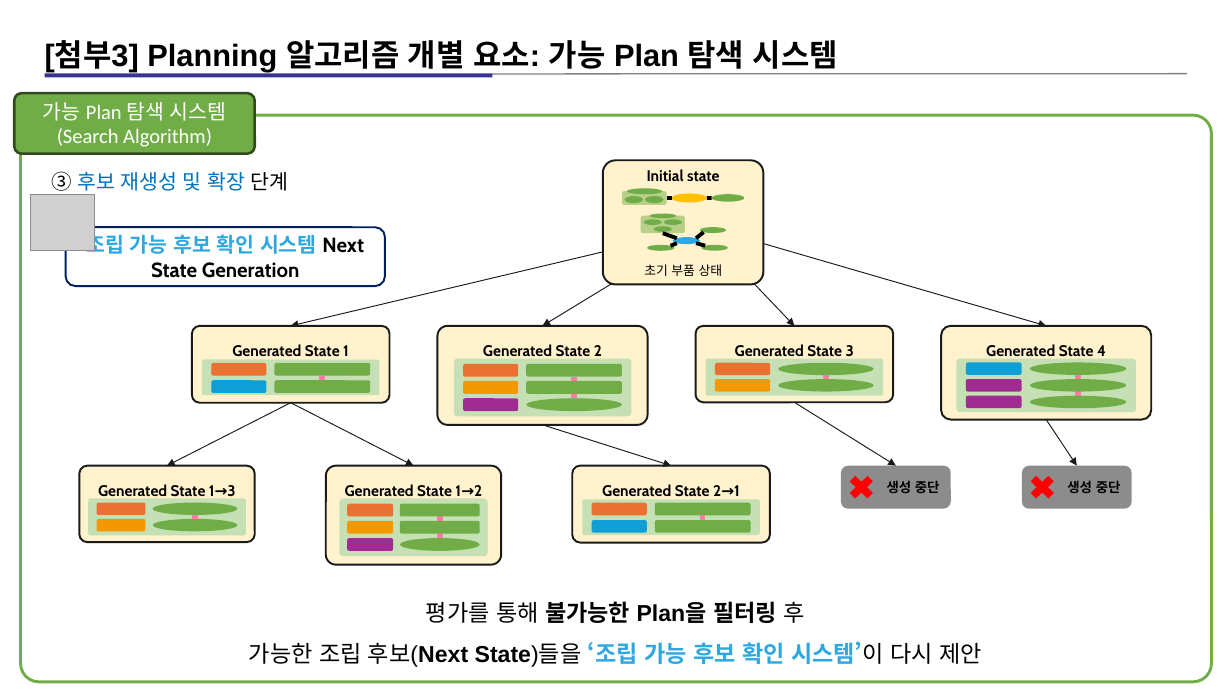
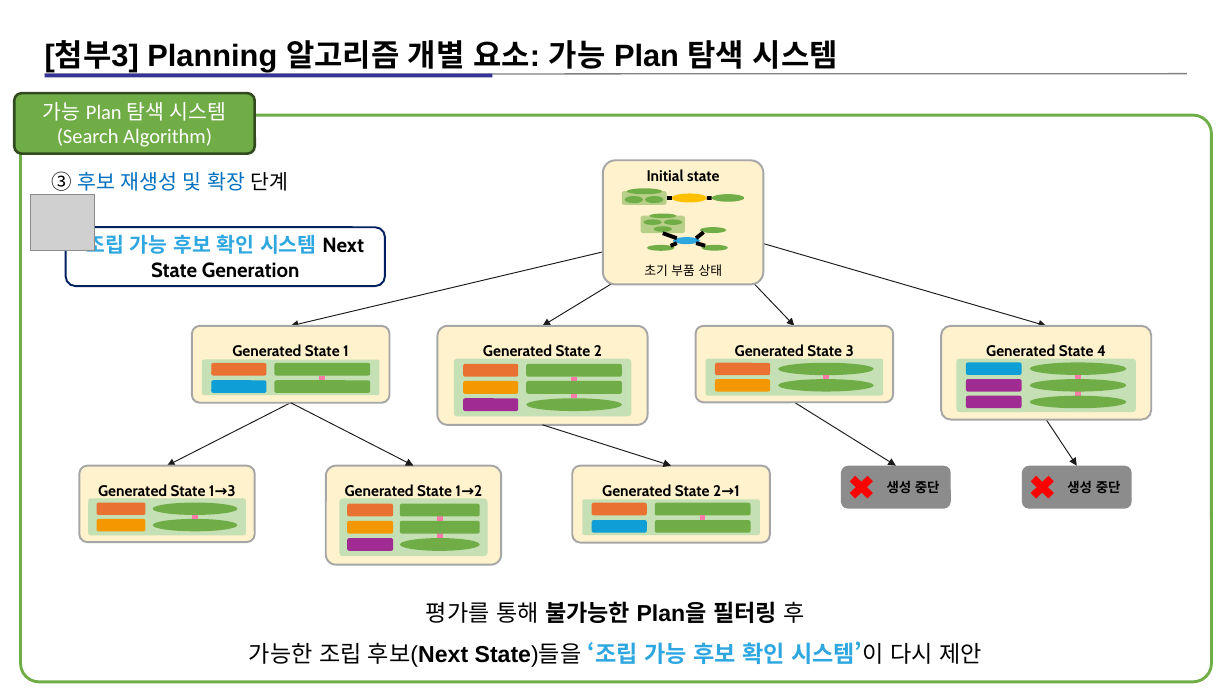
Before and after one commit to kimz1121/test, a slide deck: slide 7 of 현대차 심볼릭 플레너 예시 설명 자료_14_아키텍쳐_자료(작성중)_피드백_반영.pptx (slide 8 before the commit). Drawn at 1232x693 pixels with LibreOffice and Linux fonts; fonts in the diff are those of the drawing; grey boxes stand for pictures. Boxes give left, top, right and bottom in pixels: in the first picture for what was removed or moved away, otherwise in the second. Text is boxed around its words. In the diff, an @@ line names an element or a change of style, - is before the commit and + after.

```diff
--- a/현대차 심볼릭 플레너 예시 설명 자료_14_아키텍쳐_자료(작성중)_피드백_반영.pptx
+++ b/현대차 심볼릭 플레너 예시 설명 자료_14_아키텍쳐_자료(작성중)_피드백_반영.pptx
@@ outline #1A1A1A 1.5 pt to #A6A6A6 1.5 pt in 8 elements at (x1=192, y1=326, x2=390, y2=403), (x1=696, y1=326, x2=894, y2=403), (x1=437, y1=326, x2=647, y2=425), (x1=942, y1=326, x2=1152, y2=420), (x1=603, y1=160, x2=763, y2=284), (x1=79, y1=466, x2=255, y2=543), (x1=326, y1=466, x2=502, y2=565), (x1=572, y1=466, x2=770, y2=543) @@
```
Also in this commit, not shown: 4 other slides changed, 1 slide removed.
